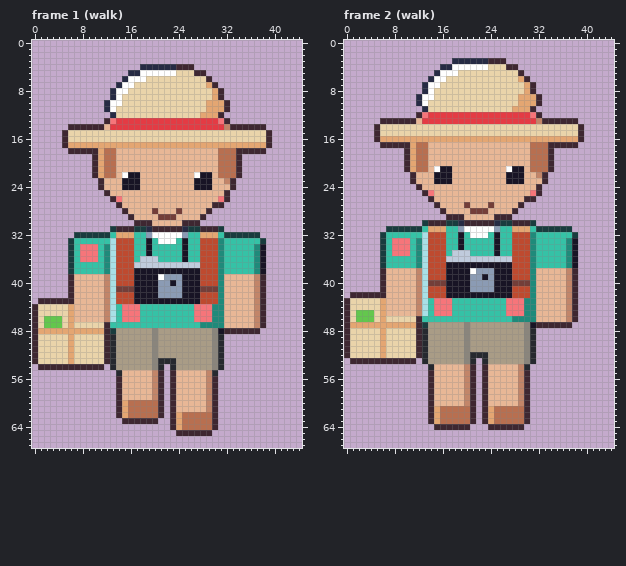
Edited in one commit: pixel-art file (art/hood-people/tourist@94.aseprite). Above, as it was before the edit.
45x68 pixels, 6 frames. Shown: frame 1 (walk), frame 2 (walk). The commit also changed other frames, which this record leaves out.
Once edited:
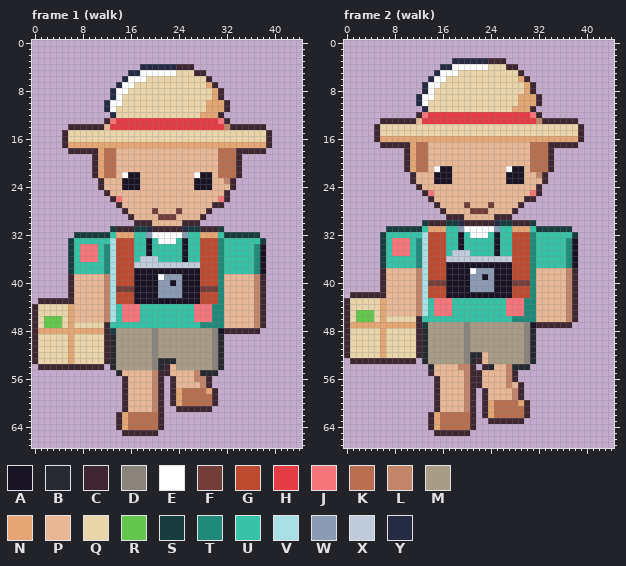
Palette (. is transparent): A #181425  B #26292f  C #3e2731  D #8a857c  E #ffffff  F #733e39  G #be4a2f  H #e43b44  J #f6757a  K #b86f50  L #c28569  M #a99c86  N #e4a672  P #e8b796  Q #ead4aa  R #63c74d  S #193c3e  T #1f8a7a  U #35c2a6  V #a8e0e6  W #8b9bb4  X #c0cbdc  Y #262b44
The edit:
Frame 1 (walk):
y 54: x 22..23 .B -> CP
y 55: x 22..23 .C -> CP; x 27..29 PPL -> LBB
y 56: x 14..15 CP -> .C; x 27..30 PPLC -> LLC.
y 57: x 14..15 CP -> .C; x 28..30 PLC -> LC.
y 58: x 14..15 CP -> .C; x 24..29 PPPPPL -> NKKKKN
y 59: x 14..15 CP -> .C; x 24..29 PPPPPL -> NKKKKK
y 60: x 14..20 CNKKKKK -> .CPPPPL; x 24..29 PPPPPL -> NKKKKK
y 61: x 14..20 CNKKKKK -> .CPPPPL; x 23..30 CPPPPPLC -> .CCCCCC.
y 62: x 23..30 CNKKKKKC -> ........
y 63: x 14..21 .CCCCCC. -> CNKKKKKC; x 23..30 CNKKKKKC -> ........
y 64: x 14..21 ........ -> CNKKKKKC; x 23..30 CNKKKKKC -> ........
y 65: x 15..20 ...... -> CCCCCC; x 24..29 CCCCCC -> ......
Frame 2 (walk):
y 52: x 23 B -> P
y 53: x 22..23 .B -> CP
y 54: x 19 P -> L; x 24 P -> B; x 27..29 PPL -> LBB
y 55: x 22..23 .C -> CP; x 27..30 PPLC -> LC..
y 56: x 14..15 CP -> .C; x 22..23 .C -> CP; x 27..30 PPLC -> LC..
y 57: x 14..15 CP -> .C; x 22..23 .C -> CP; x 27 P -> L; x 29..30 LC -> C.
y 58..59: x 14..15 CP -> .C; x 28..30 PLC -> LC.
y 60: x 14..15 CP -> .C; x 24..29 PPPPPL -> NKKKKN
y 61: x 14..20 CNKKKKK -> .CPPPPL
y 63: x 23..30 CNKKKKKC -> .CCCCCC.
y 64: x 14..21 .CCCCCC. -> CNKKKKKC; x 24..29 CCCCCC -> ......
y 65: x 15..20 ...... -> CCCCCC
Pixel boxes of the changes (left, top, right, bottom) in both pictures:
changed: (116, 364, 218, 436)
changed: (428, 352, 530, 436)
